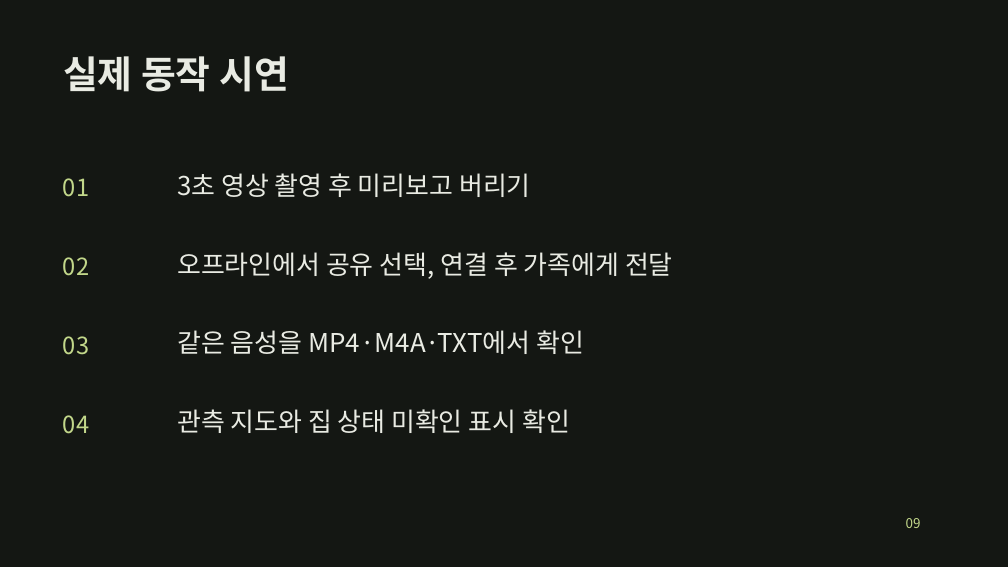
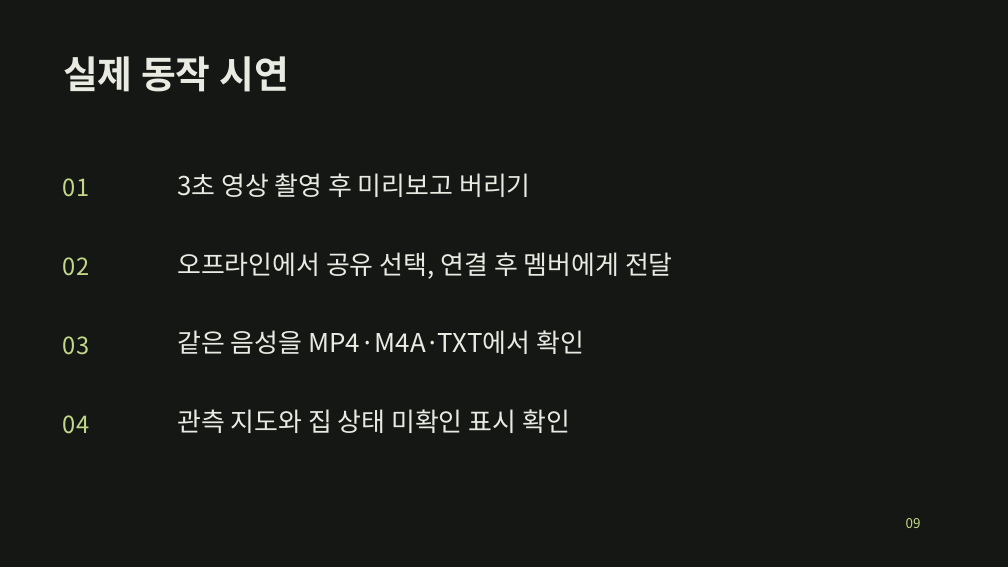
Before and after one commit to JeongHanAh/2026COM-s-Hackathon, a slide deck: slide 9 of submission/01_발표자료.pptx. Drawn at 1008x567 pixels with LibreOffice and Linux fonts; fonts in the diff are those of the drawing. Boxes give left, top, right and bottom in pixels: in the first picture for what was removed or moved away, otherwise in the second. Text is boxed around its words. In the diff, an @@ line names an element or a change of style, - is before the commit and + after.

```diff
--- a/submission/01_발표자료.pptx
+++ b/submission/01_발표자료.pptx
@@ text at <box>177,252,673,279</box>: text changed @@
-오프라인에서 공유 선택, 연결 후 가족에게 전달
+오프라인에서 공유 선택, 연결 후 멤버에게 전달
```
Also in this commit, not shown: 7 other slides changed, 12 other files.
